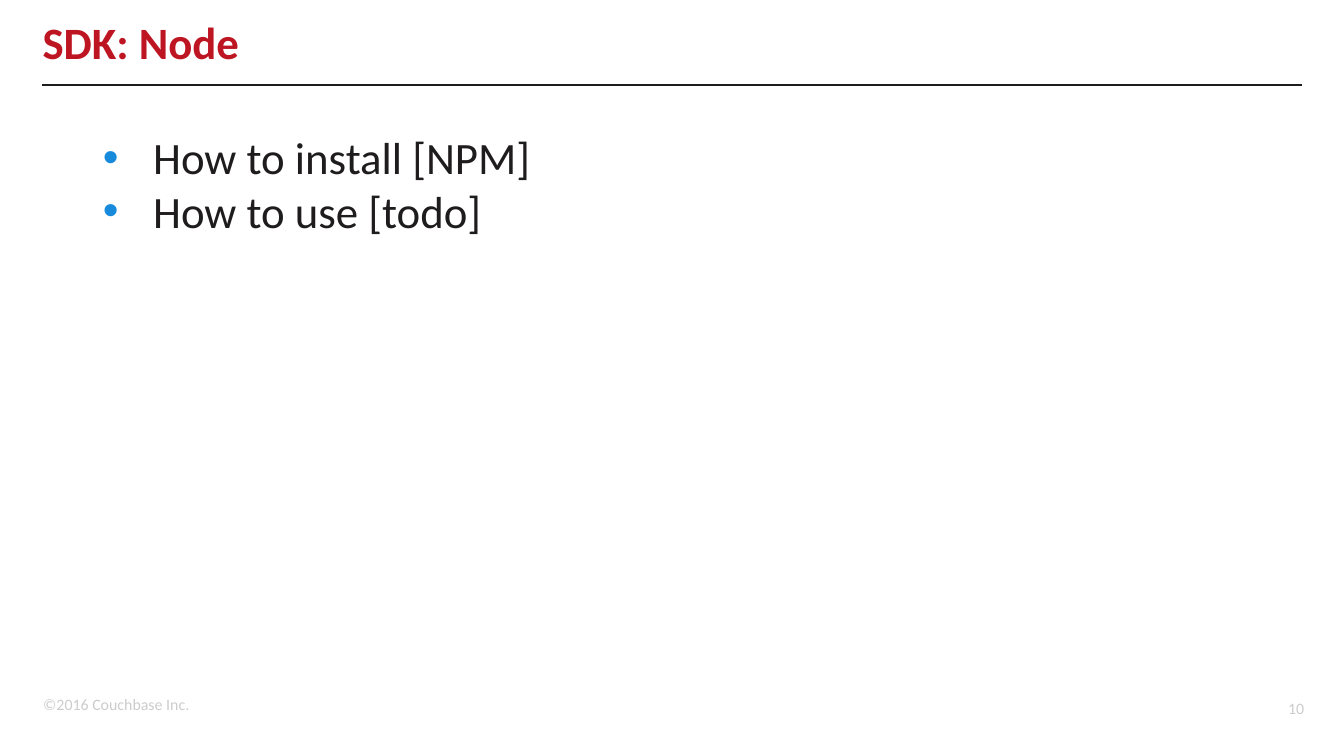
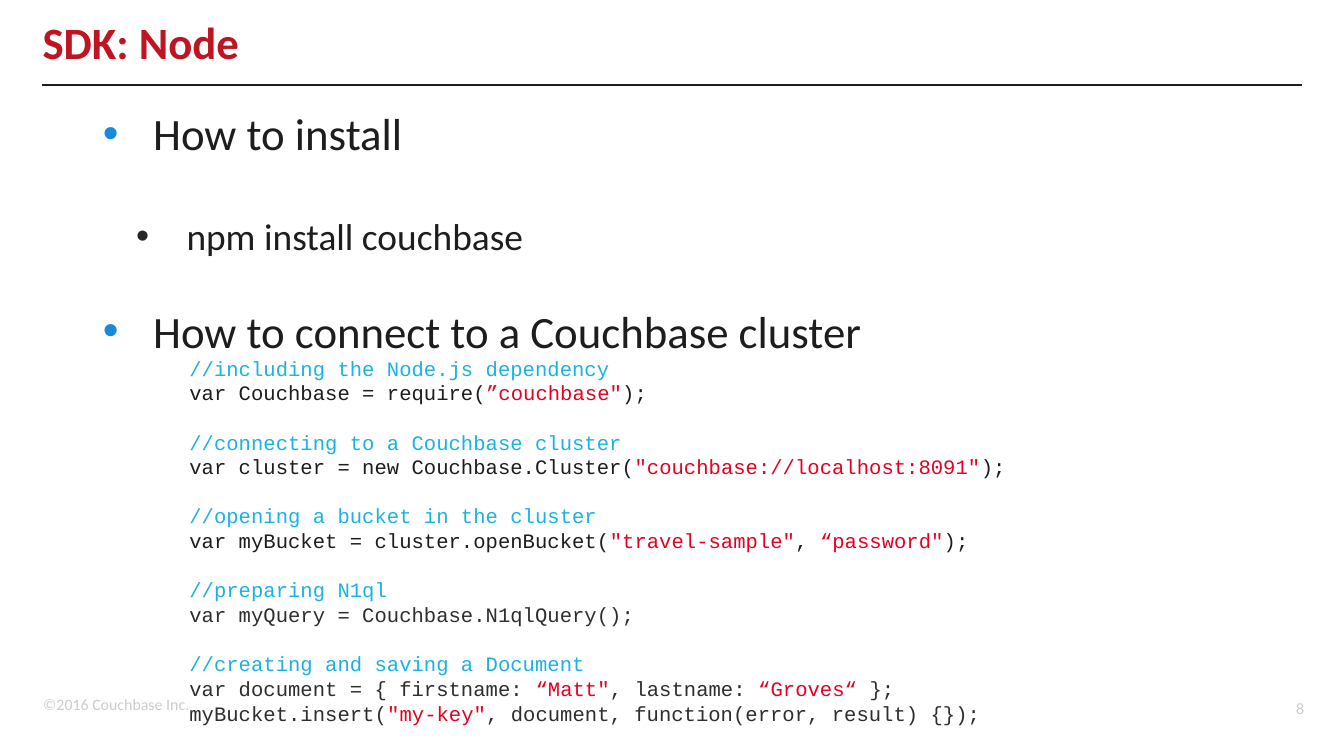
Before and after one commit to subalakr/workshop, a slide deck: slide 8 of connect2016/developer/02/02.pptx (slide 10 before the commit). Drawn at 1344x756 pixels with LibreOffice and Linux fonts; fonts in the diff are those of the drawing; background and template pictures are left out. Boxes give left, top, right and bottom in pixels: in the first picture for what was removed or moved away, otherwise in the second. Text is boxed around its words. In the diff, an @@ line names an element or a change of style, - is before the commit and + after.

```diff
--- a/connect2016/developer/02/02.pptx
+++ b/connect2016/developer/02/02.pptx
@@ text at (153, 119, 861, 349): text changed @@
-• How to install [NPM]
-• How to use [todo]
+• How to install
+  • npm install couchbase
+• How to connect to a Couchbase cluster
@@ text added at (189, 361, 1006, 726), 11 pt, text #1BB2E2 @@
+//including the Node.js dependency
+var Couchbase = require(”couchbase");
+//connecting to a Couchbase cluster
+var cluster = new Couchbase.Cluster("couchbase://localhost:8091");
+//opening a bucket in the cluster
+var myBucket = cluster.openBucket("travel-sample", “password");
+//preparing N1ql
+var myQuery = Couchbase.N1qlQuery();
+//creating and saving a Document
+var document = { firstname: “Matt", lastname: “Groves“ };
+myBucket.insert("my-key", document, function(error, result) {});
@@ page number at (1296, 704, 1304, 714): text changed @@
-10
+8
```
Also in this commit, not shown: 4 other slides changed, 3 slides added, 3 slides removed.
